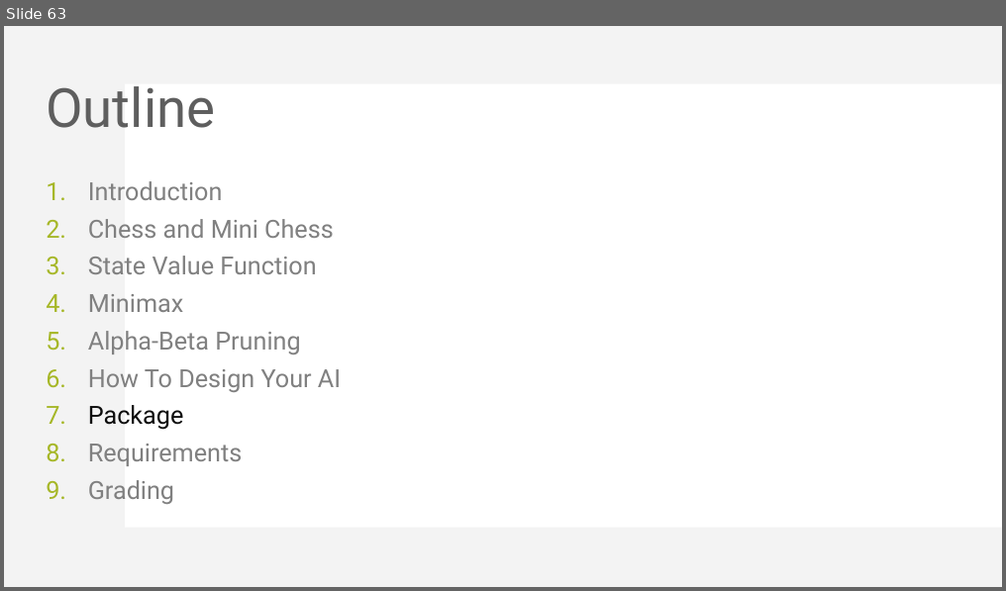
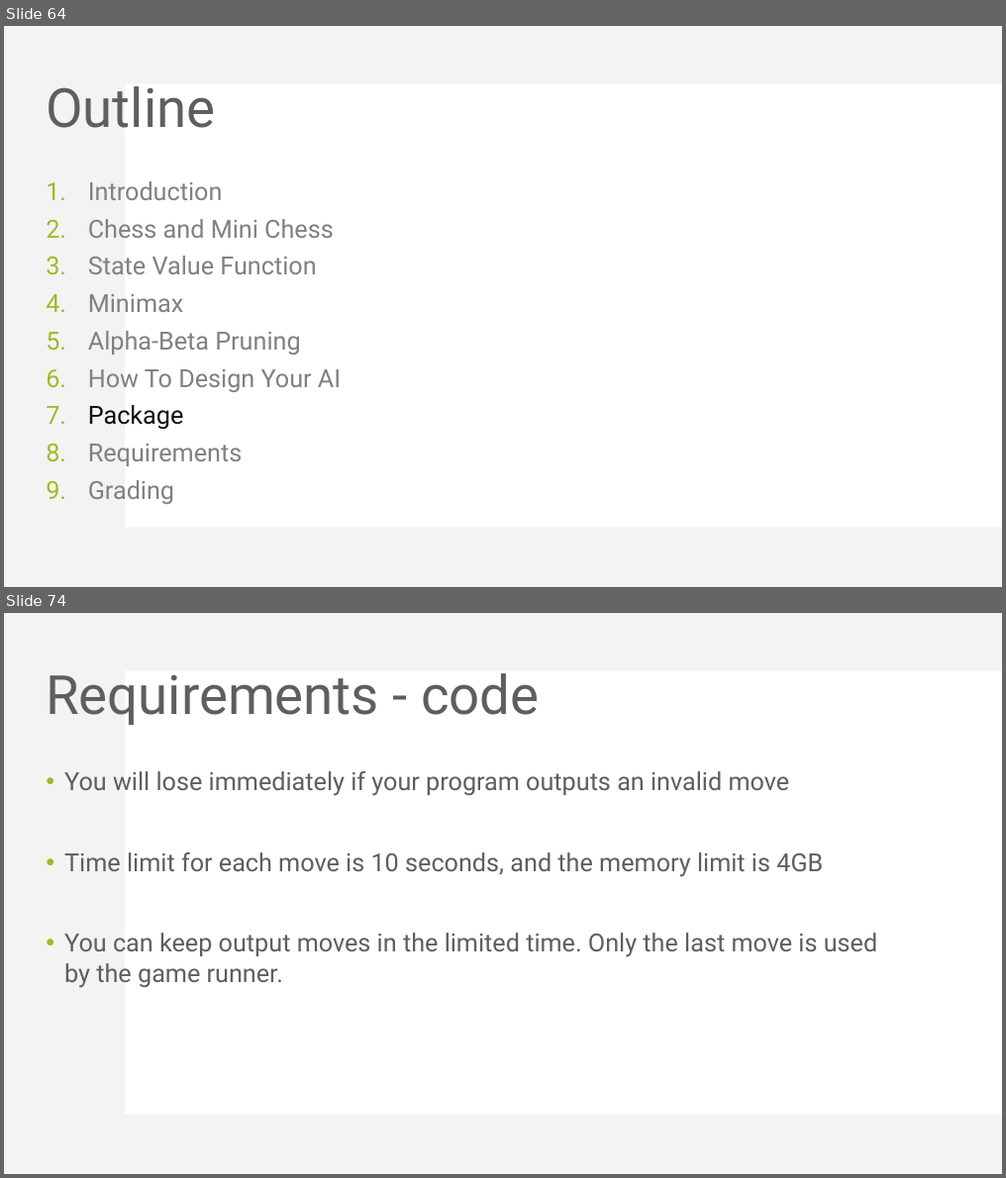
Before and after one commit to KohakuBlueleaf/MiniChess, a slide deck: document/Mini Project 3 introduction.pptx. Shown one above the other, each under a label of ours: slide 63 before the commit, slides 64 and 74 after it; the slides between them are not shown. The pictures are 1006x591 and 1006x1178 pixels, drawn with LibreOffice and Linux fonts; fonts in the diff are those of the drawing. Boxes give left, top, right and bottom in pixels: in the first picture for what was removed or moved away, otherwise in the second. Text is boxed around its words. In the diff, an @@ line names an element or a change of style, - is before the commit and + after.

```diff
--- a/document/Mini Project 3 introduction.pptx
+++ b/document/Mini Project 3 introduction.pptx
@@ slide 74 added at (x1=4, y1=613, x2=1002, y2=1174), background #FFFFFF; not listed: 2 template elements that a slide beside it also shows @@
@@ title added at (x1=46, y1=673, x2=539, y2=725), 52 pt, text #5E5E5E @@
+Requirements - code
@@ text added at (x1=64, y1=771, x2=877, y2=988), 24 pt, text #5E5E5E @@
+• You will lose immediately if your program outputs an invalid move
+• Time limit for each move is 10 seconds, and the memory limit is 4GB
+• You can keep output moves in the limited time. Only the last move is used by the game runner.
@@ what was slide 63 is now slide 64 @@
```
Also in this commit, not shown: 3 slides changed, 18 other slides added, 1 other file.
